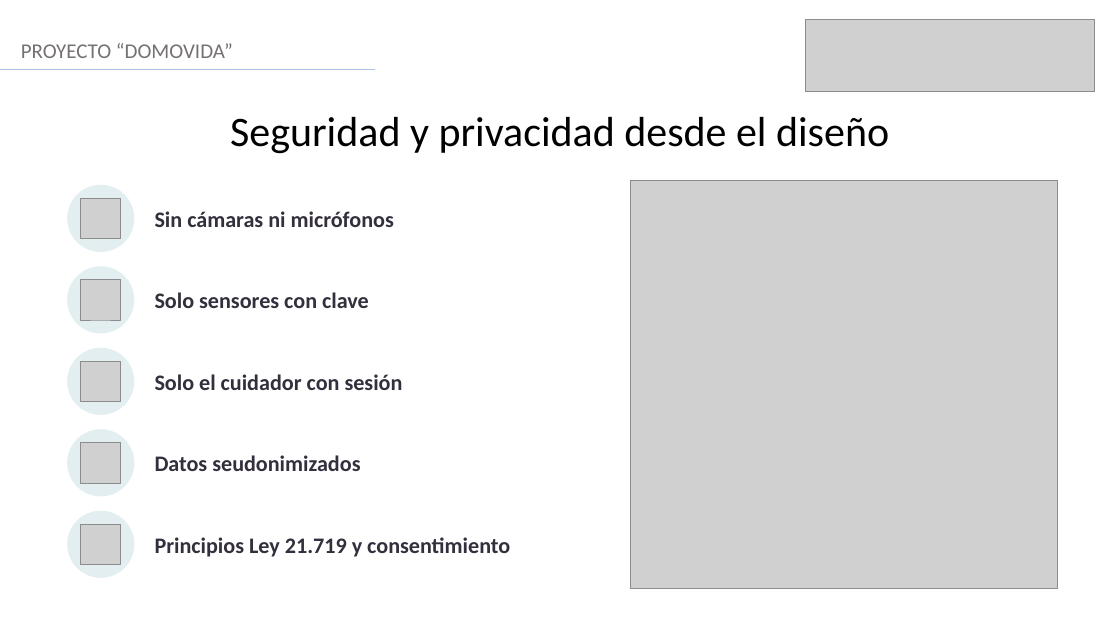
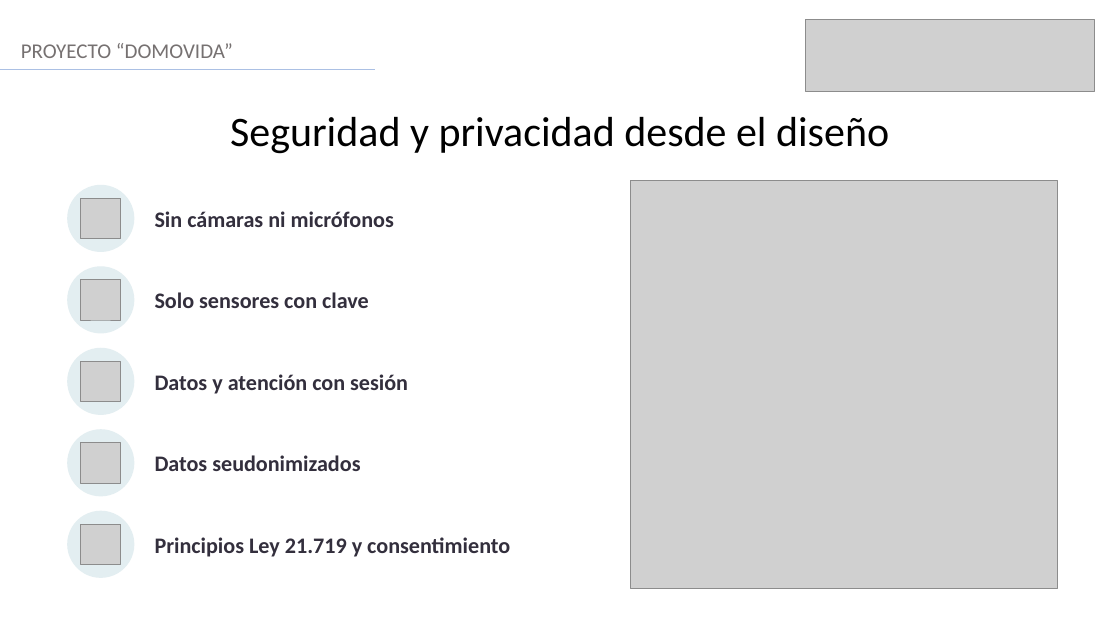
Before and after one commit to AndresVergara74/domovida-backend, a slide deck: slide 14 of docs/fase2/evidencias_proyecto/presentacion/VERGARA_ANDRES_Presentacion_Proyecto_APT_DomoVida.pptx. Drawn at 1120x630 pixels with LibreOffice and Linux fonts; fonts in the diff are those of the drawing; grey boxes stand for pictures. Boxes give left, top, right and bottom in pixels: in the first picture for what was removed or moved away, otherwise in the second. Text is boxed around its words. In the diff, an @@ line names an element or a change of style, - is before the commit and + after.

Commit message:
docs(pptx): lamina 14 'Datos y atencion con sesion'

```diff
--- a/docs/fase2/evidencias_proyecto/presentacion/VERGARA_ANDRES_Presentacion_Proyecto_APT_DomoVida.pptx
+++ b/docs/fase2/evidencias_proyecto/presentacion/VERGARA_ANDRES_Presentacion_Proyecto_APT_DomoVida.pptx
@@ text at (155,374,408,394): text changed @@
-Solo el cuidador con sesión
+Datos y atención con sesión
```
